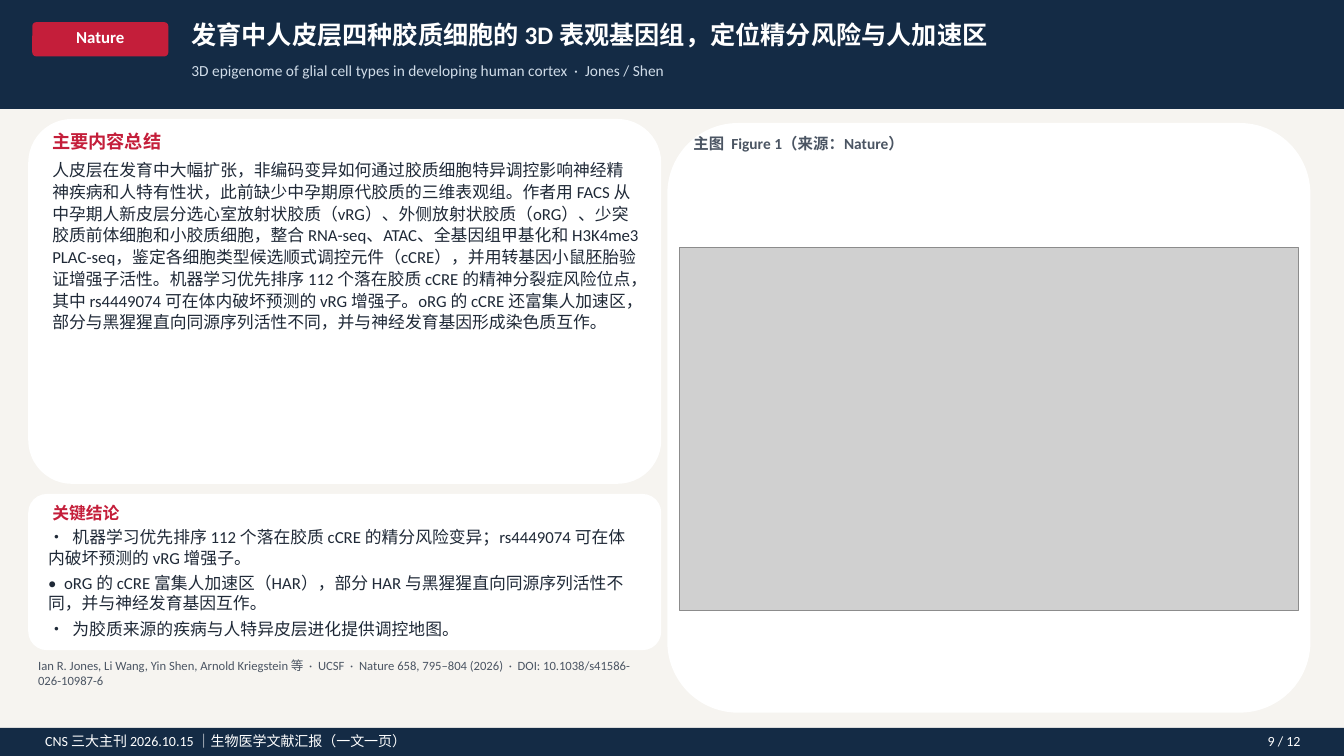
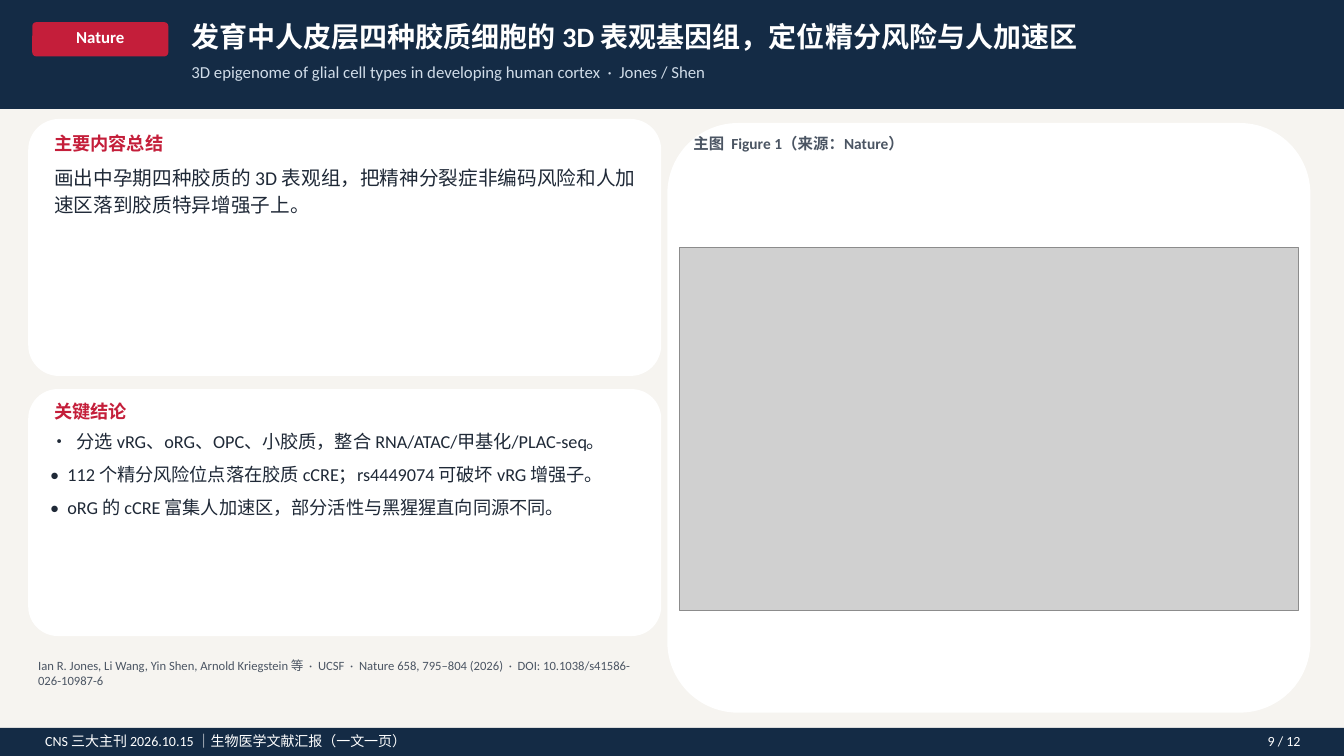
Before and after one commit to zh798858037-sys/AI, a slide deck: slide 11 of CNS_20261015_生物医学文献汇报.pptx. Drawn at 1344x756 pixels with LibreOffice and Linux fonts; fonts in the diff are those of the drawing; grey boxes stand for pictures. Boxes give left, top, right and bottom in pixels: in the first picture for what was removed or moved away, otherwise in the second. Text is boxed around its words. In the diff, an @@ line names an element or a change of style, - is before the commit and + after.

```diff
--- a/CNS_20261015_生物医学文献汇报.pptx
+++ b/CNS_20261015_生物医学文献汇报.pptx
@@ text "发育中人皮层四种胶质细胞的 3D 表观基因组，定位精分风险与人加速区" at <box>191,23,1078,51</box>: size 18 to 20 pt @@
@@ text "3D epigenome of glial cell ..." at <box>191,66,705,81</box>: size 11 to 12 pt @@
@@ rounded rectangle: place and size @@
-rounded rectangle at <box>28,119,661,484</box>
+rounded rectangle at <box>28,119,661,376</box>
@@ text at <box>54,168,636,214</box>: text changed; size 12 to 14 pt @@
-人皮层在发育中大幅扩张，非编码变异如何通过胶质细胞特异调控影响神经精神疾病和人特有性状，此前缺少中孕期原代胶质的三维表观组。作者用 FACS 从中孕期人新皮层分选心室放射状胶质（vRG）、外侧放射状胶质（oRG）、少突胶质前体细胞和小胶质细胞，整合 RNA-seq、ATAC、全基因组甲基化和 H3K4me3 PLAC-seq，鉴定各细胞类型候选顺式调控元件（cCRE），并用转基因小鼠胚胎验证增强子活性。机器学习优先排序 112 个落在胶质 cCRE 的精神分裂症风险位点，其中 rs4449074 可在体内破坏预测的 vRG 增强子。oRG 的 cCRE 还富集人加速区，部分与黑猩猩直向同源序列活性不同，并与神经发育基因形成染色质互作。
+画出中孕期四种胶质的 3D 表观组，把精神分裂症非编码风险和人加速区落到胶质特异增强子上。
@@ rounded rectangle: place and size @@
-rounded rectangle at <box>28,494,661,650</box>
+rounded rectangle at <box>28,389,661,636</box>
@@ text "关键结论": place and size @@
-text "关键结论" at <box>52,504,119,521</box>
+text "关键结论" at <box>54,402,127,420</box>
@@ text "关键结论" at <box>54,402,127,420</box>: size 12 to 13 pt @@
@@ text at <box>67,432,605,516</box>: text changed; size 12 to 13 pt @@
-• 机器学习优先排序 112 个落在胶质 cCRE 的精分风险变异；rs4449074 可在体内破坏预测的 vRG 增强子。
-• oRG 的 cCRE 富集人加速区（HAR），部分 HAR 与黑猩猩直向同源序列活性不同，并与神经发育基因互作。
-• 为胶质来源的疾病与人特异皮层进化提供调控地图。
+• 分选 vRG、oRG、OPC、小胶质，整合 RNA/ATAC/甲基化/PLAC-seq。
+• 112 个精分风险位点落在胶质 cCRE；rs4449074 可破坏 vRG 增强子。
+• oRG 的 cCRE 富集人加速区，部分活性与黑猩猩直向同源不同。
```
Also in this commit, not shown: 11 other slides changed, 5 other files.
